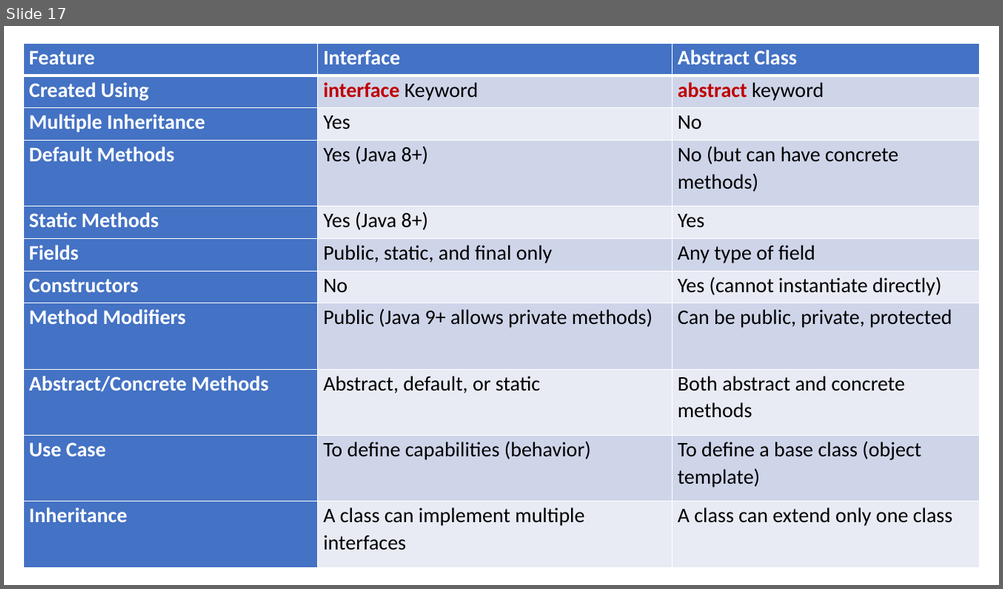
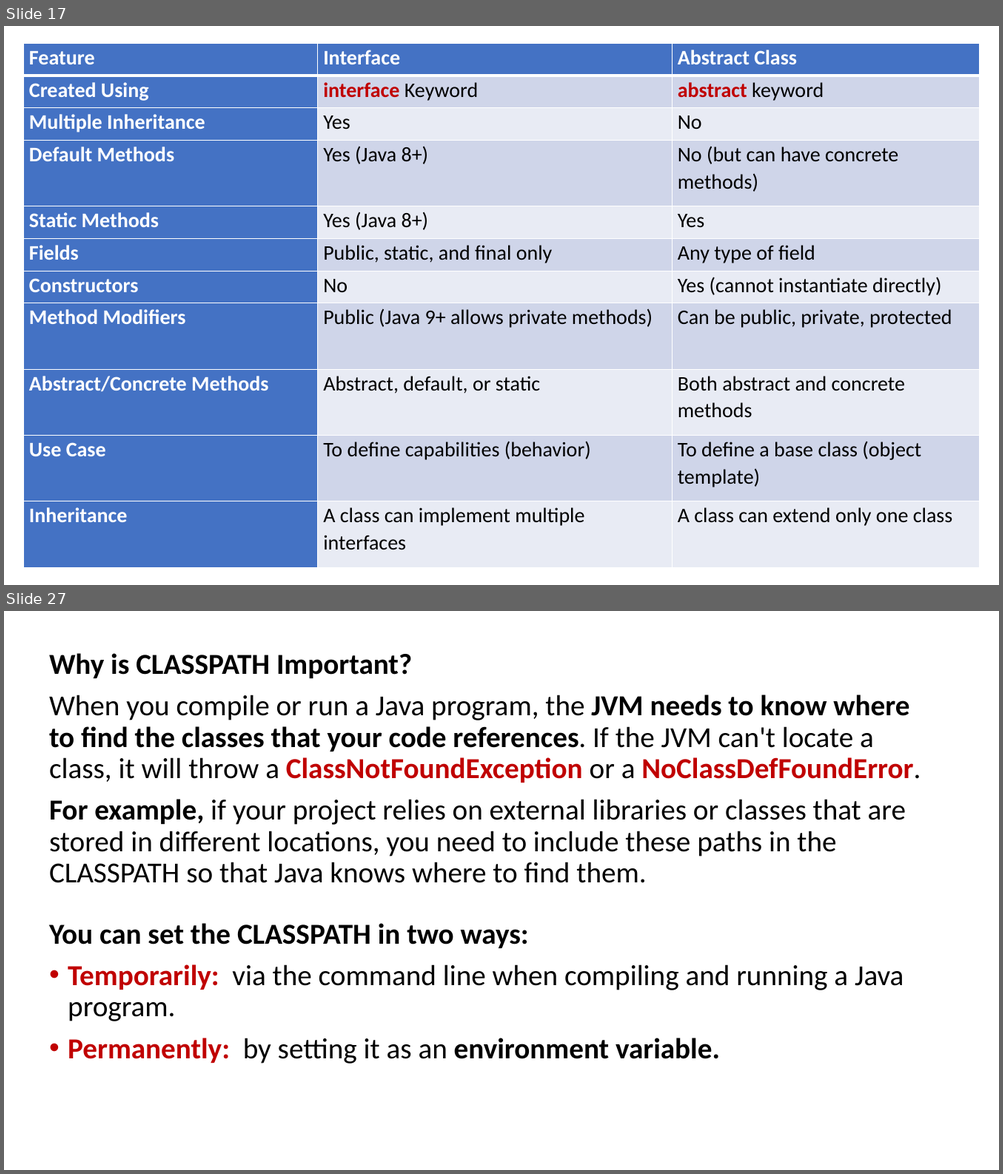
Before and after one commit to PRAMOD-VISHNU-NAIK/MCA-2nd-Sem-Shridevi-College, a slide deck: Theory Class-Notes/Complete Syllabus and Notes/Module-3 Interfaces and Packages.pptx. Shown one above the other, each under a label of ours: slide 17 before the commit, slides 17 and 27 after it; the slides between them are not shown. The pictures are 1003x589 and 1003x1174 pixels, drawn with LibreOffice and Linux fonts; fonts in the diff are those of the drawing. Boxes give left, top, right and bottom in pixels: in the first picture for what was removed or moved away, otherwise in the second. Text is boxed around its words. In the diff, an @@ line names an element or a change of style, - is before the commit and + after.

```diff
--- a/Theory Class-Notes/Complete Syllabus and Notes/Module-3 Interfaces and Packages.pptx
+++ b/Theory Class-Notes/Complete Syllabus and Notes/Module-3 Interfaces and Packages.pptx
@@ slide 27 added at [4,611,999,1170], background #FFFFFF @@
@@ text added at [49,653,920,1064], 28 pt, text #000000 @@
+Why is CLASSPATH Important?
+When you compile or run a Java program, the JVM needs to know where to find the classes that your code references. If the JVM can't locate a class, it will throw a ClassNotFoundException or a NoClassDefFoundError.
+For example, if your project relies on external libraries or classes that are stored in different locations, you need to include these paths in the CLASSPATH so that Java knows where to find them.
+You can set the CLASSPATH in two ways:
+• Temporarily: via the command line when compiling and running a Java program.
+• Permanently: by setting it as an environment variable.
```
Also in this commit, not shown: 1 slide changed, 10 other slides added, 3 slides removed, 3 other files.
